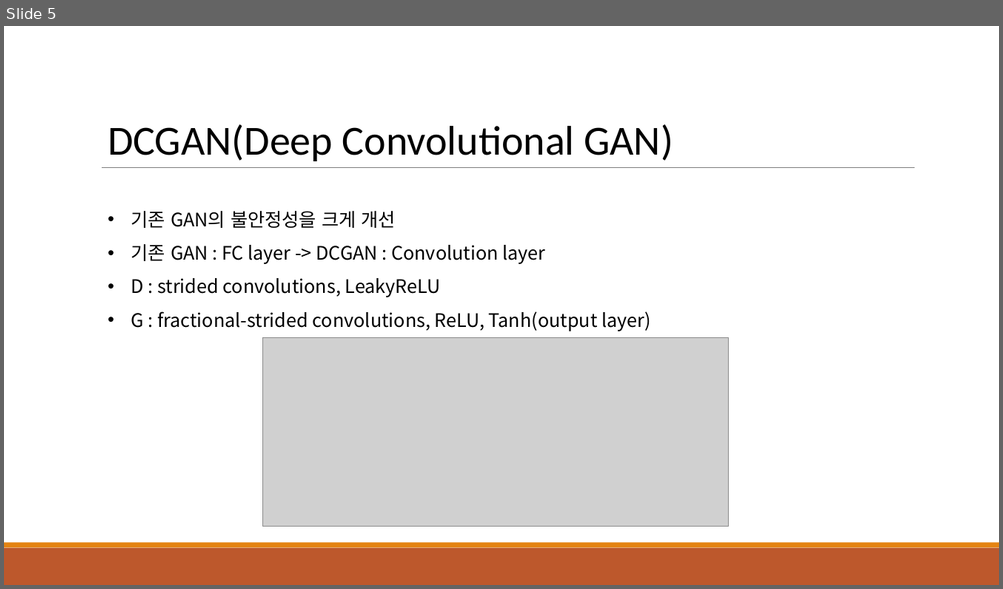
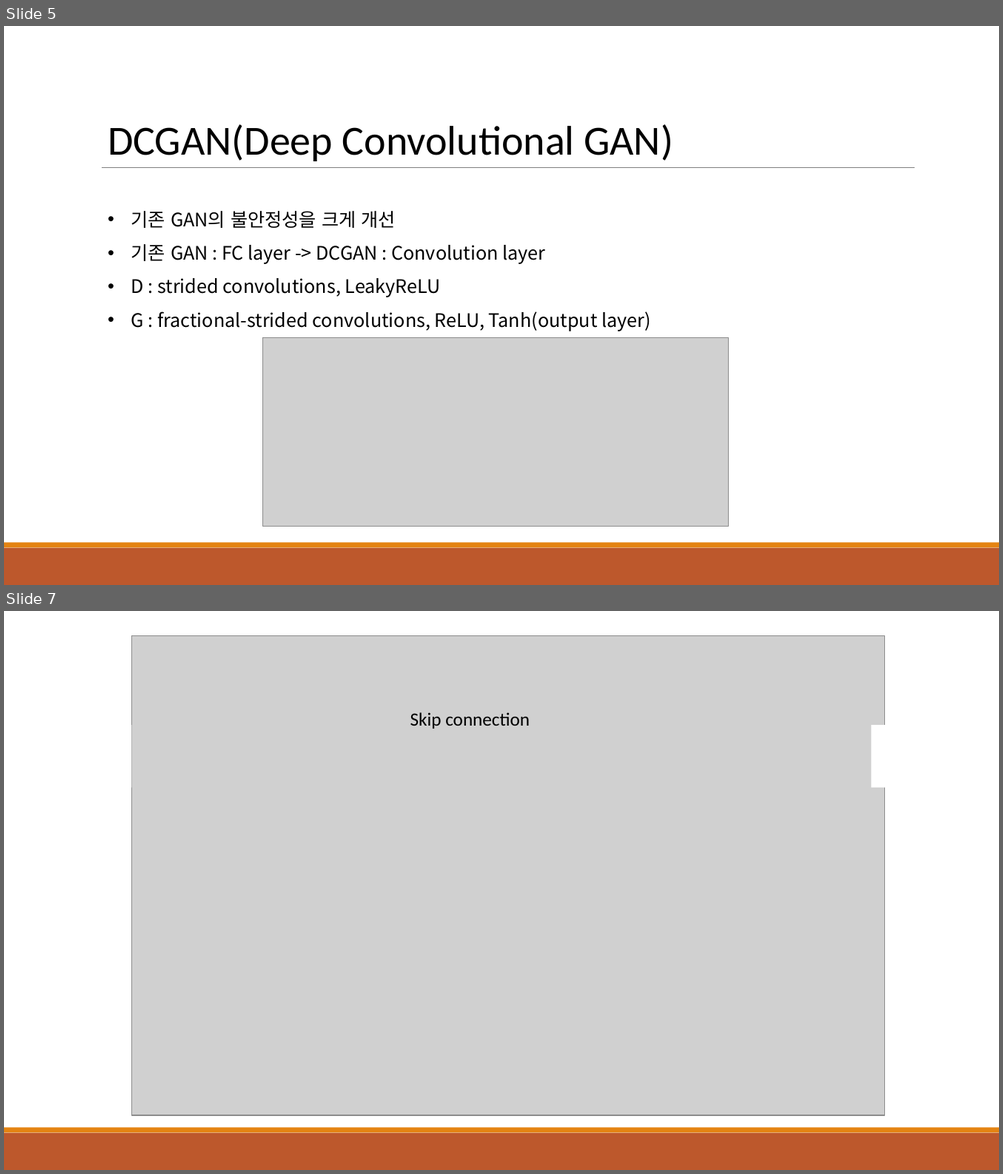
Before and after one commit to HolywaterPark/CVmodel, a slide deck: CVmodel.pptx. Shown one above the other, each under a label of ours: slide 5 before the commit, slides 5 and 7 after it; the slides between them are not shown. The pictures are 1003x589 and 1003x1174 pixels, drawn with LibreOffice and Linux fonts; fonts in the diff are those of the drawing; grey boxes stand for pictures. Boxes give left, top, right and bottom in pixels: in the first picture for what was removed or moved away, otherwise in the second. Text is boxed around its words. In the diff, an @@ line names an element or a change of style, - is before the commit and + after.

```diff
--- a/CVmodel.pptx
+++ b/CVmodel.pptx
@@ slide 7 added at <box>4,611,999,1170</box>, background #FFFFFF; not listed: 3 template elements that a slide beside it also shows @@
@@ picture added at <box>131,635,885,1116</box> @@
@@ text added at <box>410,712,529,729</box>, 18 pt, text #000000 @@
+Skip connection
@@ rectangle added at <box>60,725,131,788</box>, fill #FFFFFF @@
@@ rectangle added at <box>871,725,942,788</box>, fill #FFFFFF @@
```
Also in this commit, not shown: 3 other slides added.
